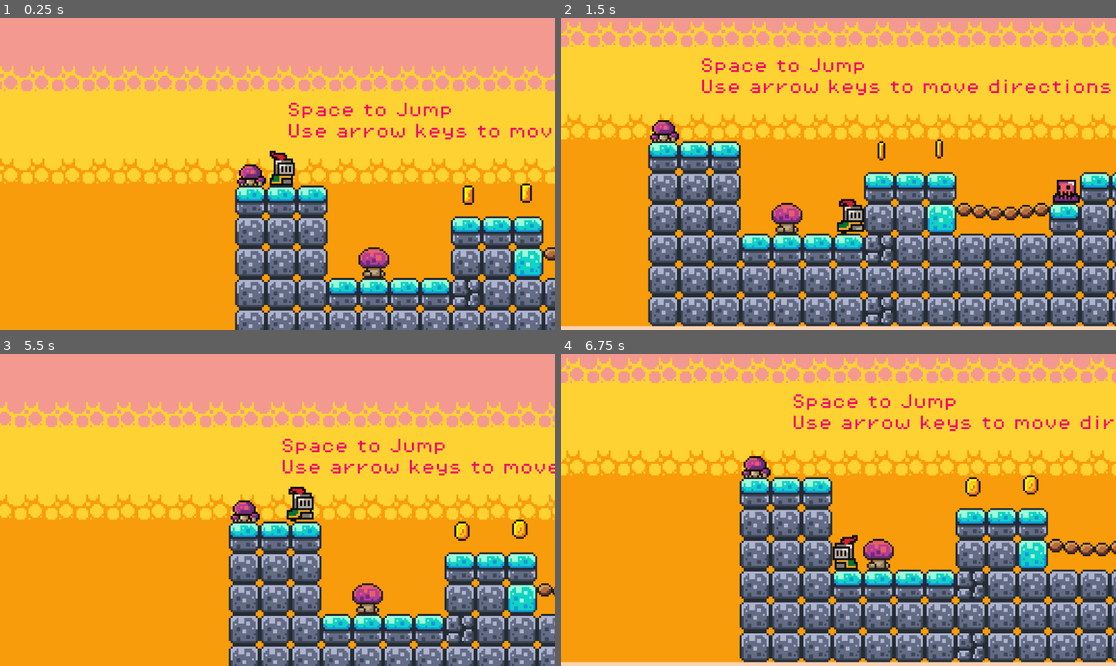
Above: before the commit, frames 1-4 (two rows, left to right).
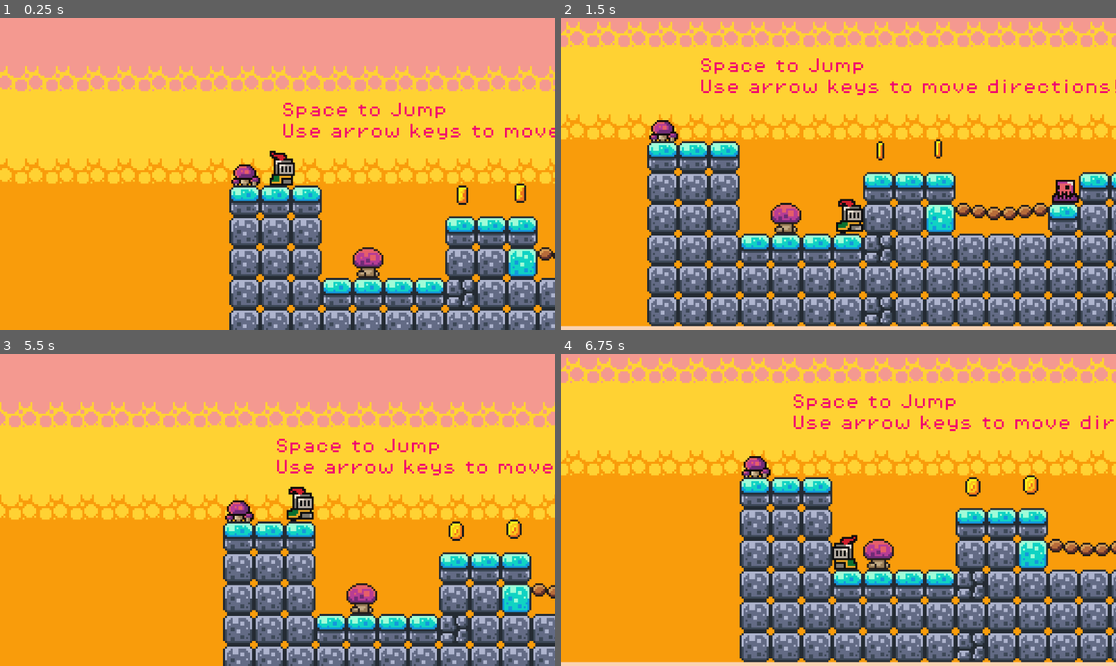
Above: after the commit, the same moments.

Repository: Savannah-K/godot-2d-practice
Game: Godot game, scene res://scenes/game.tscn
Same seed, same stepped clock (60 frames per second), same inputs: the game is played once before the commit and once after it.
Inputs:
- Up to frame 1 (0.25 s): no input
- Up to frame 2 (1.5 s): tap Enter at 0.5 s; hold Right (move_right) from 0.53 s (still down); tap Alt at 0.6 s; tap Space (jump) at 0.77 s; tap Shift at 1.35 s
- Up to frame 3 (5.5 s): tap Space (jump) at 1.52, 3.02, 3.77, 4.52 s; release Right (move_right) at 2.03 s; hold Left (move_left) 2.03-2.78 s; tap Alt at 2.1, 3.6, 5.1 s; hold Right (move_right) 2.78-4.28 s; tap Shift at 2.85, 4.35 s; hold Left (move_left) 4.28-5.03 s; hold Right (move_right) from 5.03 s (still down)
- Up to frame 4 (6.75 s): release Right (move_right) at 5.78 s; hold Left (move_left) from 5.78 s (still down); tap Shift at 5.85 s; tap Space (jump) at 6.02 s; tap Alt at 6.6 s

The runs differ from the first frame. In frame 1, 21% of the frame differs, in the area x 0-100%, y 15-100%; in frame 2, 11%; in frame 3, 21%; in frame 4, 0.1%.

Commit message:
Update game.tscn

Diff:
--- a/scenes/game.tscn
+++ b/scenes/game.tscn
@@ -421,6 +421,21 @@
 &"RESET": SubResource("Animation_lbhrr")
 }
 
+[sub_resource type="Animation" id="Animation_kvpfn"]
+length = 0.001
+tracks/0/type = "value"
+tracks/0/imported = false
+tracks/0/enabled = true
+tracks/0/path = NodePath(".:position")
+tracks/0/interp = 1
+tracks/0/loop_wrap = true
+tracks/0/keys = {
+"times": PackedFloat32Array(0),
+"transitions": PackedFloat32Array(1),
+"update": 0,
+"values": [Vector2(745, 26)]
+}
+
 [sub_resource type="Animation" id="Animation_vtaks"]
 resource_name = "platform2"
 loop_mode = 2
@@ -437,21 +452,6 @@
 "values": [Vector2(745, 26), Vector2(700, 26)]
 }
 
-[sub_resource type="Animation" id="Animation_kvpfn"]
-length = 0.001
-tracks/0/type = "value"
-tracks/0/imported = false
-tracks/0/enabled = true
-tracks/0/path = NodePath(".:position")
-tracks/0/interp = 1
-tracks/0/loop_wrap = true
-tracks/0/keys = {
-"times": PackedFloat32Array(0),
-"transitions": PackedFloat32Array(1),
-"update": 0,
-"values": [Vector2(745, 26)]
-}
-
 [sub_resource type="AnimationLibrary" id="AnimationLibrary_dinhu"]
 _data = {
 &"RESET": SubResource("Animation_kvpfn"),
@@ -499,7 +499,7 @@
 tile_set = SubResource("TileSet_0tnpc")
 
 [node name="player" parent="." instance=ExtResource("1_uwrxv")]
-position = Vector2(-43, 17)
+position = Vector2(-40, 17)
 
 [node name="Camera2D" type="Camera2D" parent="player"]
 position = Vector2(-3, -6)
@@ -548,7 +548,7 @@
 position = Vector2(354, 88)
 
 [node name="Coin5" parent="Coins" instance=ExtResource("4_lbhrr")]
-position = Vector2(1012, -101)
+position = Vector2(1014, -103)
 
 [node name="Coin6" parent="Coins" instance=ExtResource("4_lbhrr")]
 position = Vector2(948, -35)
